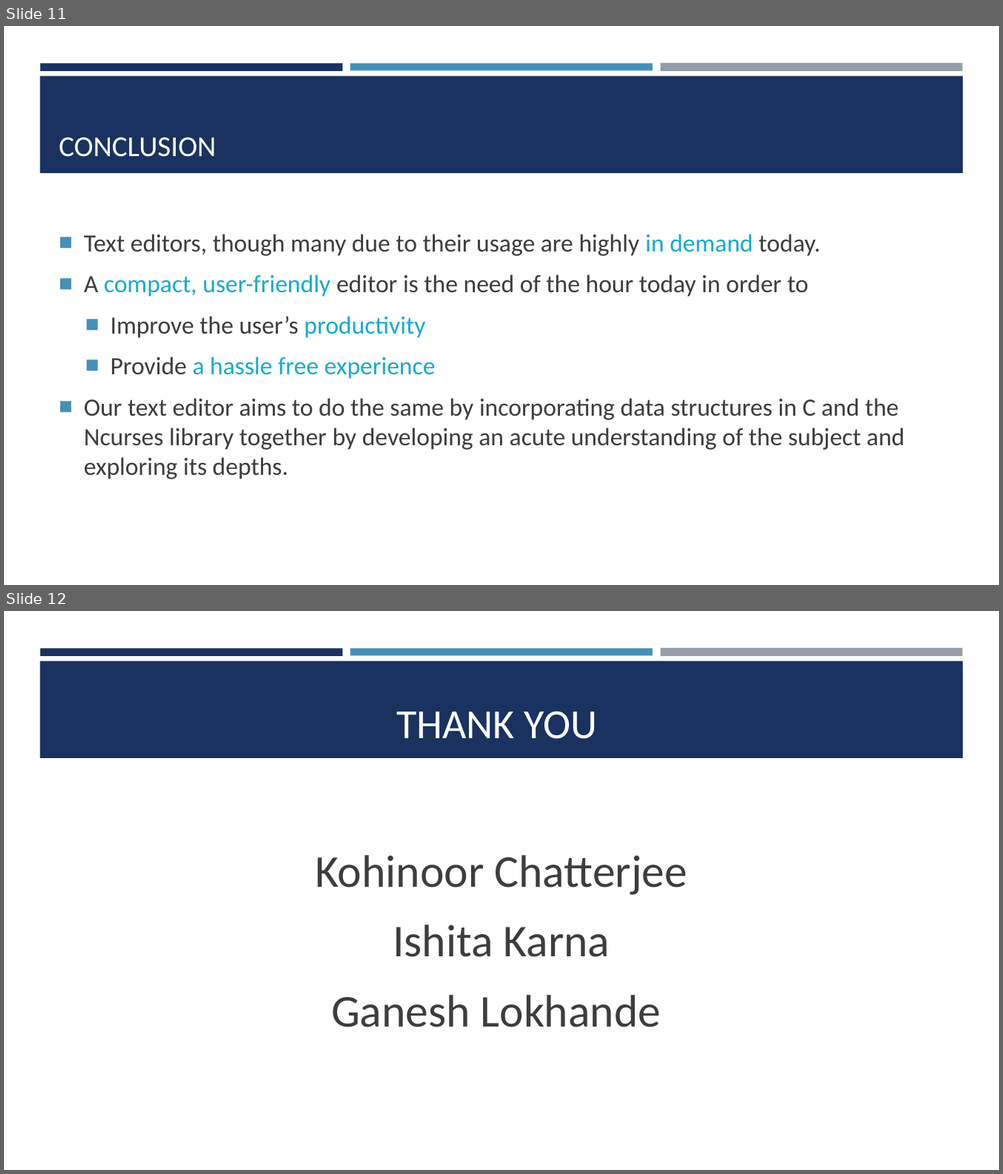
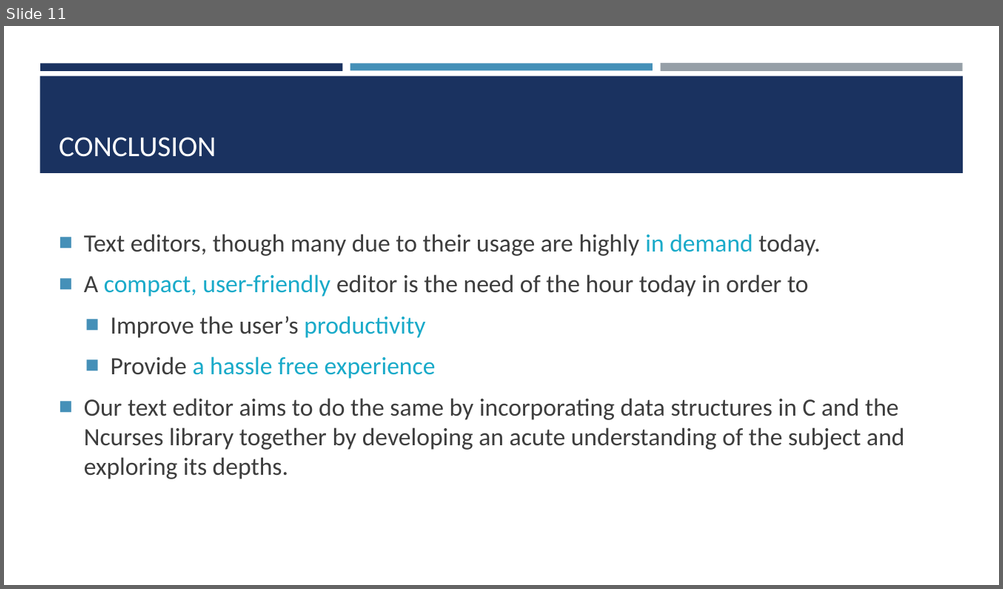
Before and after one commit to kohinoor98/TextEditorLinux, a slide deck: TEXT EDITOR.pptx. Shown one above the other, each under a label of ours: slides 11 and 12 before the commit, slide 11 after it. The pictures are 1003x1174 and 1003x589 pixels, drawn with LibreOffice and Linux fonts; fonts in the diff are those of the drawing. Boxes give left, top, right and bottom in pixels: in the first picture for what was removed or moved away, otherwise in the second. Text is boxed around its words. In the diff, an @@ line names an element or a change of style, - is before the commit and + after.

Commit message:
PPT changed

```diff
--- a/TEXT EDITOR.pptx
+++ b/TEXT EDITOR.pptx
@@ slide 12 removed at <box>4,611,999,1170</box>, background #FFFFFF; not listed: 4 template elements that a slide beside it also shows @@
@@ title removed at <box>396,711,597,739</box> @@
-THANK YOU
@@ text removed at <box>315,855,687,1028</box> @@
-Kohinoor Chatterjee
-Ishita Karna
-Ganesh Lokhande
```
